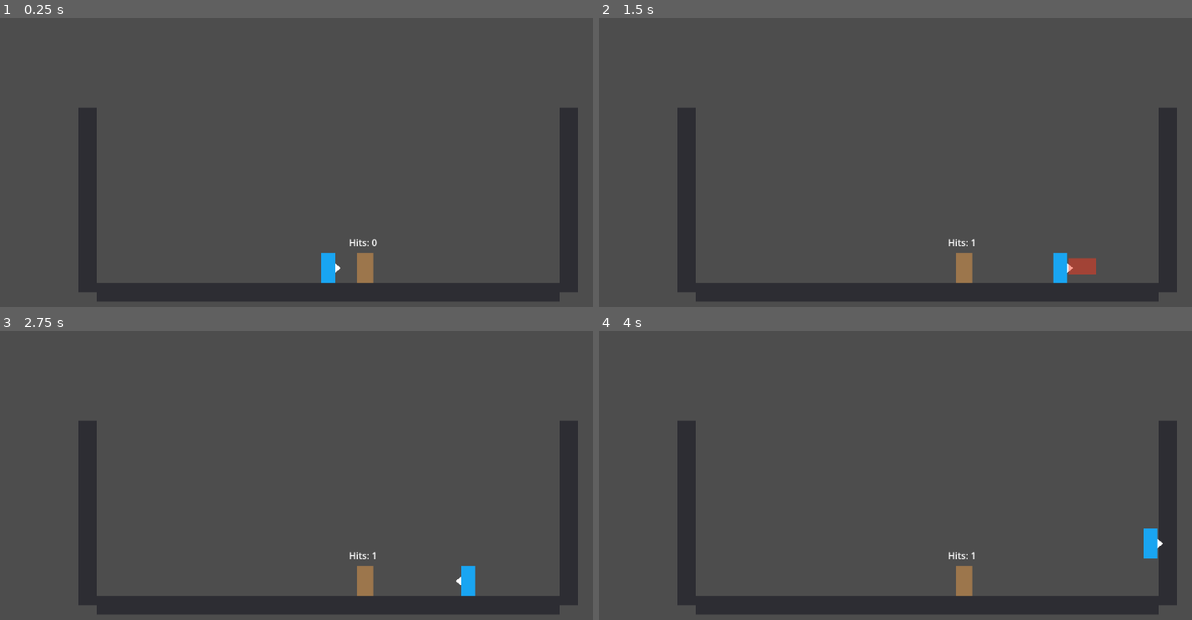
Above: before the commit, frames 1-4 (two rows, left to right).
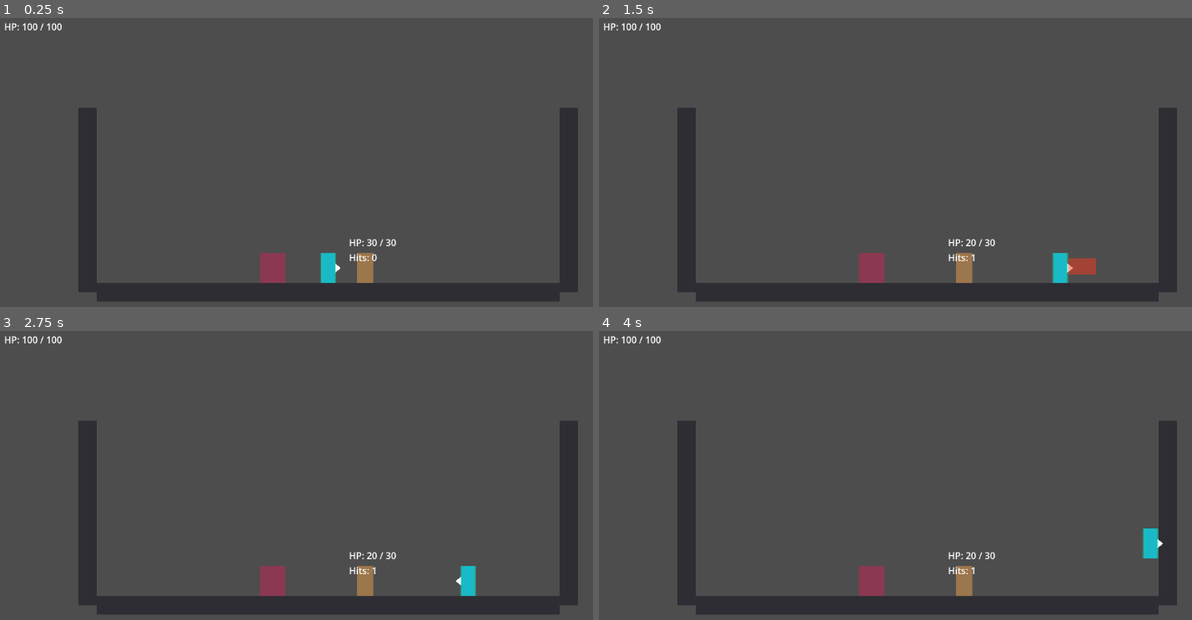
Above: after the commit, the same moments.

Repository: viennguyen2412/stick-rush-last-floor
Game: Godot game, scene res://scenes/levels/DebugArena.tscn
The game is run twice, just before and just after one commit, with the same random seed, the same clock (stepped at 60 frames per second) and the same inputs.
Inputs:
- Up to frame 1 (0.25 s): no input
- Up to frame 2 (1.5 s): tap Enter at 0.5 s; hold D (move_right) from 0.53 s (still down); tap J (attack) at 0.6, 1.35 s; tap Space (jump_dash) at 0.77 s
- Up to frame 3 (2.75 s): tap Space (jump_dash) at 1.52 s; release D (move_right) at 2.03 s; hold A (move_left) from 2.03 s (still down); tap L (dodge_parry) at 2.1 s; tap J (attack) at 2.3 s
- Up to frame 4 (4 s): release A (move_left) at 2.78 s; hold D (move_right) from 2.78 s (still down); tap J (attack) at 2.85, 3.6 s; tap Space (jump_dash) at 3.02, 3.77 s

The runs differ from the first frame. In frame 1, 1.0% of the frame differs, in the area x 0-67%, y 1-92%; in frame 2, 1.0%, in the area x 0-80%, y 1-92%; in frame 3, 1.0%; in frame 4, 1.0%.

Commit message:
Add health-aware combat and HUD updates

Diff:
--- /dev/null
+++ b/scenes/combat/DebugDamageZone.tscn
@@ -0,0 +1,33 @@
+[gd_scene load_steps=5 format=3]
+
+[ext_resource type="Script" path="res://scripts/combat/hitbox.gd" id="1_hitbox"]
+[ext_resource type="Script" path="res://scripts/combat/damage_packet.gd" id="2_damage_packet"]
+
+[sub_resource type="RectangleShape2D" id="RectangleShape2D_damage_zone"]
+size = Vector2(44, 52)
+
+[sub_resource type="Resource" id="Resource_damage_packet"]
+script = ExtResource("2_damage_packet")
+damage = 20.0
+knockback = Vector2(-140, -40)
+hitstop = 0.04
+stun = 0.1
+team = 2
+
+[node name="DebugDamageZone" type="Area2D"]
+visible = true
+collision_layer = 2
+collision_mask = 4
+monitoring = true
+monitorable = false
+script = ExtResource("1_hitbox")
+damage_packet = SubResource("Resource_damage_packet")
+team = 2
+clear_targets_when_no_overlaps = true
+
+[node name="CollisionShape2D" type="CollisionShape2D" parent="."]
+shape = SubResource("RectangleShape2D_damage_zone")
+
+[node name="DebugVisual" type="Polygon2D" parent="."]
+color = Color(0.95, 0.1, 0.35, 0.38)
+polygon = PackedVector2Array(-22, -26, 22, -26, 22, 26, -22, 26)
--- a/scenes/combat/DebugHitTarget.tscn
+++ b/scenes/combat/DebugHitTarget.tscn
@@ -1,7 +1,8 @@
-[gd_scene load_steps=3 format=3]
+[gd_scene load_steps=4 format=3]
 
 [ext_resource type="Script" path="res://scripts/combat/debug_hit_target.gd" id="1_debug_hit_target"]
 [ext_resource type="PackedScene" path="res://scenes/combat/Hurtbox.tscn" id="2_hurtbox"]
+[ext_resource type="Script" path="res://scripts/combat/health_component.gd" id="3_health_component"]
 
 [node name="DebugHitTarget" type="Node2D"]
 script = ExtResource("1_debug_hit_target")
@@ -13,9 +14,15 @@
 [node name="Hurtbox" parent="." instance=ExtResource("2_hurtbox")]
 position = Vector2(0, -26)
 
+[node name="Health" type="Node" parent="."]
+script = ExtResource("3_health_component")
+max_health = 30.0
+current_health = 30.0
+
 [node name="HitCountLabel" type="Label" parent="."]
 offset_left = -28.0
 offset_top = -82.0
-offset_right = 72.0
-offset_bottom = -56.0
-text = "Hits: 0"
+offset_right = 96.0
+offset_bottom = -42.0
+text = "HP: 30 / 30
+Hits: 0"
--- a/scenes/levels/DebugArena.tscn
+++ b/scenes/levels/DebugArena.tscn
@@ -1,7 +1,9 @@
-[gd_scene load_steps=5 format=3 uid="uid://cxeujvits1u3y"]
+[gd_scene load_steps=7 format=3 uid="uid://cxeujvits1u3y"]
 
 [ext_resource type="PackedScene" path="res://scenes/player/Player.tscn" id="1_player"]
 [ext_resource type="PackedScene" path="res://scenes/combat/DebugHitTarget.tscn" id="2_debug_hit_target"]
+[ext_resource type="PackedScene" path="res://scenes/ui/HUD.tscn" id="3_hud"]
+[ext_resource type="PackedScene" path="res://scenes/combat/DebugDamageZone.tscn" id="4_debug_damage_zone"]
 
 [sub_resource type="RectangleShape2D" id="RectangleShape2D_floor"]
 size = Vector2(800, 32)
@@ -50,5 +52,13 @@
 [node name="EnemyDebugTarget" parent="." instance=ExtResource("2_debug_hit_target")]
 position = Vector2(64, 284)
 
+[node name="PlayerDamageZone" parent="." instance=ExtResource("4_debug_damage_zone")]
+position = Vector2(-96, 258)
+
 [node name="Camera2D" type="Camera2D" parent="." unique_id=1455151369]
 position = Vector2(0, 140)
+
+[node name="HUDLayer" type="CanvasLayer" parent="."]
+
+[node name="HUD" parent="HUDLayer" instance=ExtResource("3_hud")]
+player_health_path = NodePath("../../Player/Health")
--- a/scenes/player/Player.tscn
+++ b/scenes/player/Player.tscn
@@ -1,8 +1,10 @@
-[gd_scene load_steps=5 format=3]
+[gd_scene load_steps=7 format=3]
 
 [ext_resource type="Script" path="res://scripts/player/player_controller.gd" id="1_player_controller"]
 [ext_resource type="Script" path="res://scripts/player/player_combat.gd" id="2_player_combat"]
 [ext_resource type="PackedScene" path="res://scenes/combat/Hitbox.tscn" id="3_hitbox"]
+[ext_resource type="PackedScene" path="res://scenes/combat/Hurtbox.tscn" id="4_hurtbox"]
+[ext_resource type="Script" path="res://scripts/combat/health_component.gd" id="5_health_component"]
 
 [sub_resource type="RectangleShape2D" id="RectangleShape2D_player"]
 size = Vector2(28, 52)
@@ -27,5 +29,14 @@
 position = Vector2(0, -26)
 shape = SubResource("RectangleShape2D_player")
 
+[node name="Hurtbox" parent="." instance=ExtResource("4_hurtbox")]
+position = Vector2(0, -26)
+team = 1
+
+[node name="Health" type="Node" parent="."]
+script = ExtResource("5_health_component")
+max_health = 100.0
+current_health = 100.0
+
 [node name="PlayerCombat" type="Node" parent="."]
 script = ExtResource("2_player_combat")
--- /dev/null
+++ b/scenes/ui/HUD.tscn
@@ -0,0 +1,21 @@
+[gd_scene load_steps=2 format=3]
+
+[ext_resource type="Script" path="res://scripts/ui/hud.gd" id="1_hud"]
+
+[node name="HUD" type="Control"]
+layout_mode = 3
+anchors_preset = 15
+anchor_right = 1.0
+anchor_bottom = 1.0
+grow_horizontal = 2
+grow_vertical = 2
+mouse_filter = 2
+script = ExtResource("1_hud")
+
+[node name="HealthLabel" type="Label" parent="."]
+layout_mode = 0
+offset_left = 16.0
+offset_top = 12.0
+offset_right = 160.0
+offset_bottom = 38.0
+text = "HP: -- / --"
--- a/scripts/combat/debug_hit_target.gd
+++ b/scripts/combat/debug_hit_target.gd
@@ -2,21 +2,27 @@
 
 
 @export var hurtbox_path: NodePath = ^"Hurtbox"
+@export var health_path: NodePath = ^"Health"
 @export var label_path: NodePath = ^"HitCountLabel"
 @export var visual_path: NodePath = ^"Visual"
 @export var flash_duration: float = 0.12
 
 var _hit_count: int = 0
+var _current_health: float = 0.0
+var _max_health: float = 0.0
 var _flash_time_left: float = 0.0
 var _base_color: Color = Color(0.84, 0.26, 0.24, 1.0)
 var _hit_color: Color = Color(1.0, 0.85, 0.15, 1.0)
+var _dead_color: Color = Color(0.2, 0.2, 0.2, 1.0)
 var _hurtbox: Hurtbox
+var _health: HealthComponent
 var _label: Label
 var _visual: Polygon2D
 
 
 func _ready() -> void:
 	_hurtbox = get_node_or_null(hurtbox_path) as Hurtbox
+	_health = get_node_or_null(health_path) as HealthComponent
 	_label = get_node_or_null(label_path) as Label
 	_visual = get_node_or_null(visual_path) as Polygon2D
 
@@ -25,6 +31,12 @@
 
 	if _hurtbox != null:
 		_hurtbox.hit_received.connect(_on_hit_received)
+
+	if _health != null:
+		_current_health = _health.current_health
+		_max_health = _health.max_health
+		_health.health_changed.connect(_on_health_changed)
+		_health.died.connect(_on_died)
 
 	_update_label()
 
@@ -40,6 +52,11 @@
 
 func _on_hit_received(_source: Hitbox, _damage_packet: DamagePacket) -> void:
 	_hit_count += 1
+
+	if _health != null and _health.is_dead():
+		_update_label()
+		return
+
 	_flash_time_left = flash_duration
 
 	if _visual != null:
@@ -48,8 +65,42 @@
 	_update_label()
 
 
+func _on_health_changed(current_health: float, max_health: float) -> void:
+	_current_health = current_health
+	_max_health = max_health
+	_update_label()
+
+
+func _on_died() -> void:
+	_disable_hurtbox()
+	_flash_time_left = 0.0
+	if _visual != null:
+		_visual.color = _dead_color
+
+	_update_label()
+
+
 func _update_label() -> void:
 	if _label == null:
 		return
 
-	_label.text = "Hits: %d" % _hit_count
+	if _health != null and _health.is_dead():
+		_label.text = "KO\nHits: %d" % _hit_count
+		return
+
+	_label.text = "HP: %d / %d\nHits: %d" % [
+		int(roundf(_current_health)),
+		int(roundf(_max_health)),
+		_hit_count,
+	]
+
+
+func _disable_hurtbox() -> void:
+	if _hurtbox == null:
+		return
+
+	_hurtbox.set_deferred("monitorable", false)
+	for child: Node in _hurtbox.get_children():
+		var collision_shape: CollisionShape2D = child as CollisionShape2D
+		if collision_shape != null:
+			collision_shape.set_deferred("disabled", true)
--- /dev/null
+++ b/scripts/combat/health_component.gd
@@ -0,0 +1,85 @@
+class_name HealthComponent
+extends Node
+
+
+signal health_changed(current_health: float, max_health: float)
+signal damaged(amount: float, source: Hitbox, damage_packet: DamagePacket)
+signal died
+
+
+@export var max_health: float = 100.0
+@export var start_full: bool = true
+@export var current_health: float = 100.0
+@export var hurtbox_path: NodePath = ^"../Hurtbox"
+
+var _hurtbox: Hurtbox
+var _is_dead: bool = false
+
+
+func _ready() -> void:
+	max_health = maxf(max_health, 1.0)
+	if start_full:
+		current_health = max_health
+	else:
+		current_health = clampf(current_health, 0.0, max_health)
+
+	_hurtbox = get_node_or_null(hurtbox_path) as Hurtbox
+	if _hurtbox != null:
+		_hurtbox.hit_received.connect(_on_hit_received)
+
+	health_changed.emit(current_health, max_health)
+	if current_health <= 0.0:
+		_die()
+
+
+func take_damage(amount: float, source: Hitbox = null, packet: DamagePacket = null) -> void:
+	if _is_dead:
+		return
+
+	var damage_amount: float = maxf(amount, 0.0)
+	if is_zero_approx(damage_amount):
+		return
+
+	current_health = maxf(current_health - damage_amount, 0.0)
+	damaged.emit(damage_amount, source, packet)
+	health_changed.emit(current_health, max_health)
+
+	if current_health <= 0.0:
+		_die()
+
+
+func heal(amount: float) -> void:
+	if _is_dead:
+		return
+
+	var heal_amount: float = maxf(amount, 0.0)
+	if is_zero_approx(heal_amount):
+		return
+
+	current_health = minf(current_health + heal_amount, max_health)
+	health_changed.emit(current_health, max_health)
+
+
+func reset_health() -> void:
+	_is_dead = false
+	current_health = max_health
+	health_changed.emit(current_health, max_health)
+
+
+func is_dead() -> bool:
+	return _is_dead
+
+
+func _on_hit_received(source: Hitbox, packet: DamagePacket) -> void:
+	if packet == null:
+		return
+
+	take_damage(packet.damage, source, packet)
+
+
+func _die() -> void:
+	if _is_dead:
+		return
+
+	_is_dead = true
+	died.emit()
--- a/scripts/combat/hitbox.gd
+++ b/scripts/combat/hitbox.gd
@@ -7,6 +7,7 @@
 
 @export var damage_packet: DamagePacket = null
 @export var team: int = 1
+@export var clear_targets_when_no_overlaps: bool = false
 
 var _hit_targets: Array[Hurtbox] = []
 var _was_monitoring: bool = false
@@ -42,12 +43,17 @@
 
 
 func _check_current_overlaps() -> void:
+	var has_hurtbox_overlap: bool = false
 	for area: Area2D in get_overlapping_areas():
 		var hurtbox: Hurtbox = area as Hurtbox
 		if hurtbox == null:
 			continue
 
+		has_hurtbox_overlap = true
 		_try_hit(hurtbox)
+
+	if clear_targets_when_no_overlaps and not has_hurtbox_overlap:
+		_hit_targets.clear()
 
 
 func _try_hit(hurtbox: Hurtbox) -> void:
--- a/scripts/enemies/enemy_base.gd
+++ b/scripts/enemies/enemy_base.gd
@@ -2,5 +2,31 @@
 extends CharacterBody2D
 
 
+signal died
+
+
+@export var health_path: NodePath = ^"Health"
+
+var _health: HealthComponent
+var _is_dead: bool = false
+
+
 func _ready() -> void:
-	pass
+	_health = get_node_or_null(health_path) as HealthComponent
+	if _health != null:
+		_health.died.connect(_on_died)
+
+
+func is_dead() -> bool:
+	return _is_dead
+
+
+func can_attack() -> bool:
+	return not _is_dead
+
+
+func _on_died() -> void:
+	_is_dead = true
+	velocity = Vector2.ZERO
+	set_physics_process(false)
+	died.emit()
--- a/scripts/player/player_combat.gd
+++ b/scripts/player/player_combat.gd
@@ -21,6 +21,7 @@
 
 
 @export var hitbox_path: NodePath = ^"../VisualRoot/Hitbox"
+@export var health_path: NodePath = ^"../Health"
 @export var combo_timeout: float = 0.5
 @export var parry_window_duration: float = 0.15
 @export var parry_recovery_duration: float = 0.3
@@ -44,6 +45,7 @@
 var _hitbox_shape: CollisionShape2D
 var _hitbox_rectangle: RectangleShape2D
 var _debug_visual: Polygon2D
+var _health: HealthComponent
 var _attack_hitbox_color: Color = Color(1.0, 0.22, 0.12, 0.48)
 var _phase: ComboPhase = ComboPhase.IDLE
 var _current_hit: int = 0
@@ -52,9 +54,14 @@
 var _queued_next_hit: bool = false
 var _parry_phase: ParryPhase = ParryPhase.IDLE
 var _parry_time_left: float = 0.0
+var _is_dead: bool = false
 
 
 func _ready() -> void:
+	_health = get_node_or_null(health_path) as HealthComponent
+	if _health != null:
+		_health.died.connect(_on_died)
+
 	_hitbox = get_node_or_null(hitbox_path) as Area2D
 	if _hitbox == null:
 		return
@@ -74,6 +81,9 @@
 
 
 func _process(delta: float) -> void:
+	if _is_dead:
+		return
+
 	_handle_parry_input()
 	_handle_attack_input()
 	_update_combo(delta)
@@ -359,3 +369,9 @@
 			return hit_3_hitbox_offset
 		_:
 			return hit_1_hitbox_offset
+
+
+func _on_died() -> void:
+	_is_dead = true
+	_reset_combo()
+	_finish_failed_parry()
--- a/scripts/player/player_controller.gd
+++ b/scripts/player/player_controller.gd
@@ -7,15 +7,27 @@
 @export var jump_velocity: float = 420.0
 @export var gravity: float = 1200.0
 @export var visual_root_path: NodePath = ^"VisualRoot"
+@export var health_path: NodePath = ^"Health"
 
 var _visual_root: Node2D
+var _health: HealthComponent
+var _is_dead: bool = false
 
 
 func _ready() -> void:
 	_visual_root = get_node_or_null(visual_root_path) as Node2D
+	_health = get_node_or_null(health_path) as HealthComponent
+	if _health != null:
+		_health.died.connect(_on_died)
 
 
 func _physics_process(delta: float) -> void:
+	if _is_dead:
+		_apply_gravity(delta)
+		velocity.x = move_toward(velocity.x, 0.0, acceleration * delta)
+		move_and_slide()
+		return
+
 	_apply_gravity(delta)
 	_handle_jump()
 	_handle_horizontal_movement(delta)
@@ -54,3 +66,8 @@
 
 	visual_scale.x = base_scale_x if direction > 0.0 else -base_scale_x
 	_visual_root.scale = visual_scale
+
+
+func _on_died() -> void:
+	_is_dead = true
+	velocity = Vector2.ZERO
--- a/scripts/ui/hud.gd
+++ b/scripts/ui/hud.gd
@@ -2,5 +2,41 @@
 extends Control
 
 
+@export var player_health_path: NodePath = ^"../Player/Health"
+@export var health_label_path: NodePath = ^"HealthLabel"
+
+var _player_health: HealthComponent
+var _health_label: Label
+
+
 func _ready() -> void:
-	pass
+	_health_label = get_node_or_null(health_label_path) as Label
+	_player_health = get_node_or_null(player_health_path) as HealthComponent
+
+	if _player_health == null:
+		_update_health_label(0.0, 0.0)
+		return
+
+	_player_health.health_changed.connect(_on_player_health_changed)
+	_player_health.died.connect(_on_player_died)
+	_update_health_label(_player_health.current_health, _player_health.max_health)
+
+
+func _on_player_health_changed(current_health: float, max_health: float) -> void:
+	_update_health_label(current_health, max_health)
+
+
+func _on_player_died() -> void:
+	if _health_label != null:
+		_health_label.text = "HP: 0 / %d  KO" % int(roundf(_player_health.max_health))
+
+
+func _update_health_label(current_health: float, max_health: float) -> void:
+	if _health_label == null:
+		return
+
+	if max_health <= 0.0:
+		_health_label.text = "HP: -- / --"
+		return
+
+	_health_label.text = "HP: %d / %d" % [int(roundf(current_health)), int(roundf(max_health))]
Not shown, added: scripts/combat/health_component.gd.uid
